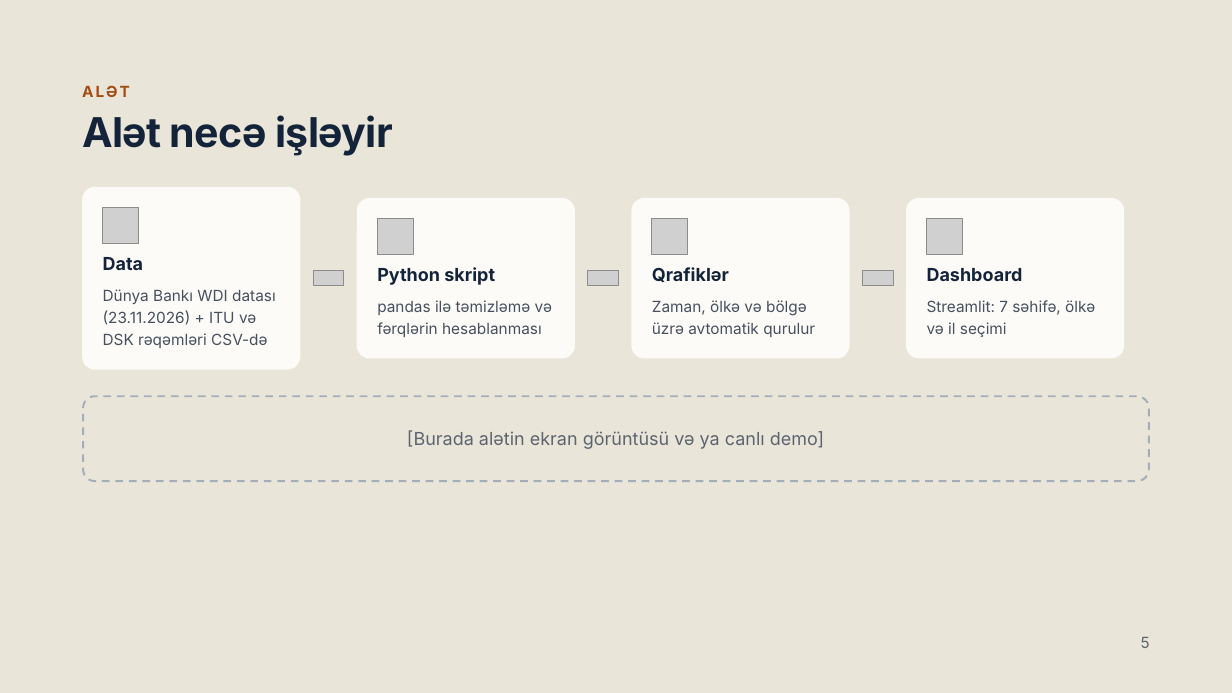
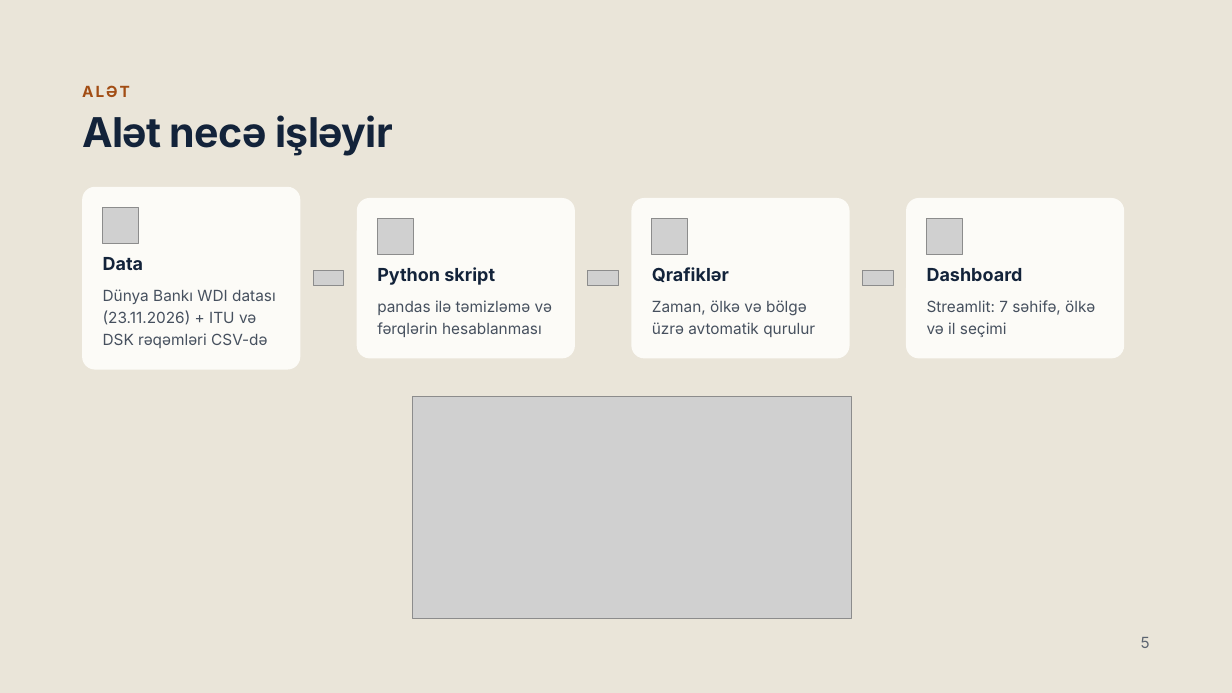
Before and after one commit to faganvaliyev/lesson, a slide deck: slide 5 of Rəqəmsal uçurum və əmək bazarı.pptx. Drawn at 1232x693 pixels with LibreOffice and Linux fonts; fonts in the diff are those of the drawing; grey boxes stand for pictures. Boxes give left, top, right and bottom in pixels: in the first picture for what was removed or moved away, otherwise in the second. Text is boxed around its words. In the diff, an @@ line names an element or a change of style, - is before the commit and + after.

```diff
--- a/Rəqəmsal uçurum və əmək bazarı.pptx
+++ b/Rəqəmsal uçurum və əmək bazarı.pptx
@@ rounded rectangle removed at [83, 396, 1149, 482] @@
-[Burada alətin ekran görüntüsü və ya canlı demo]
@@ picture added at [413, 396, 852, 619] @@
```
